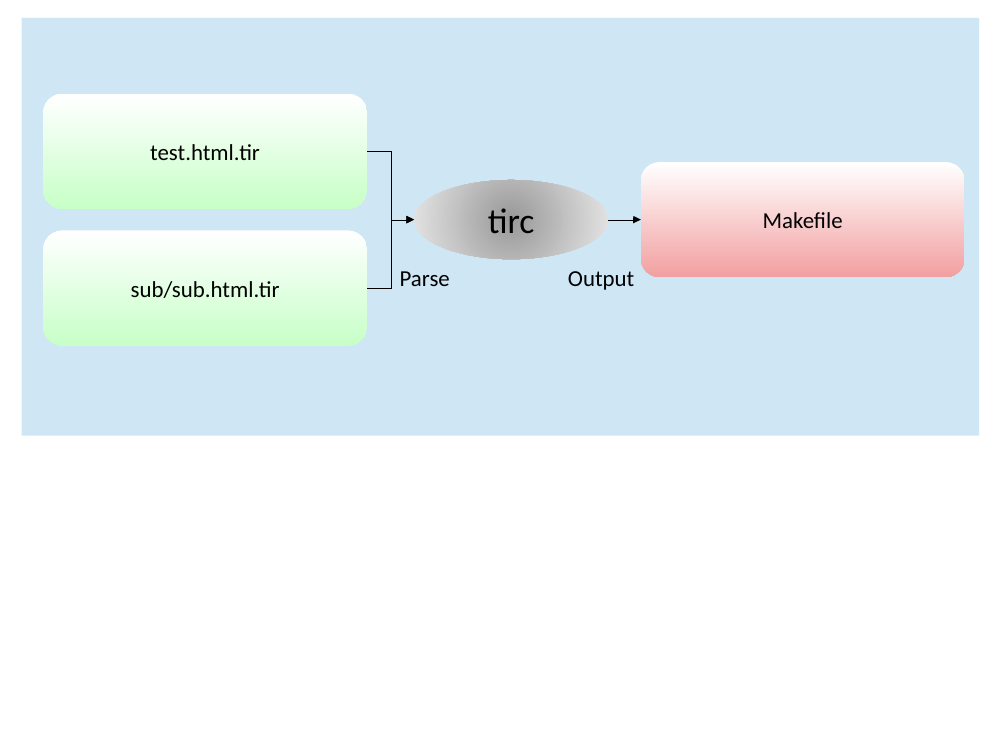
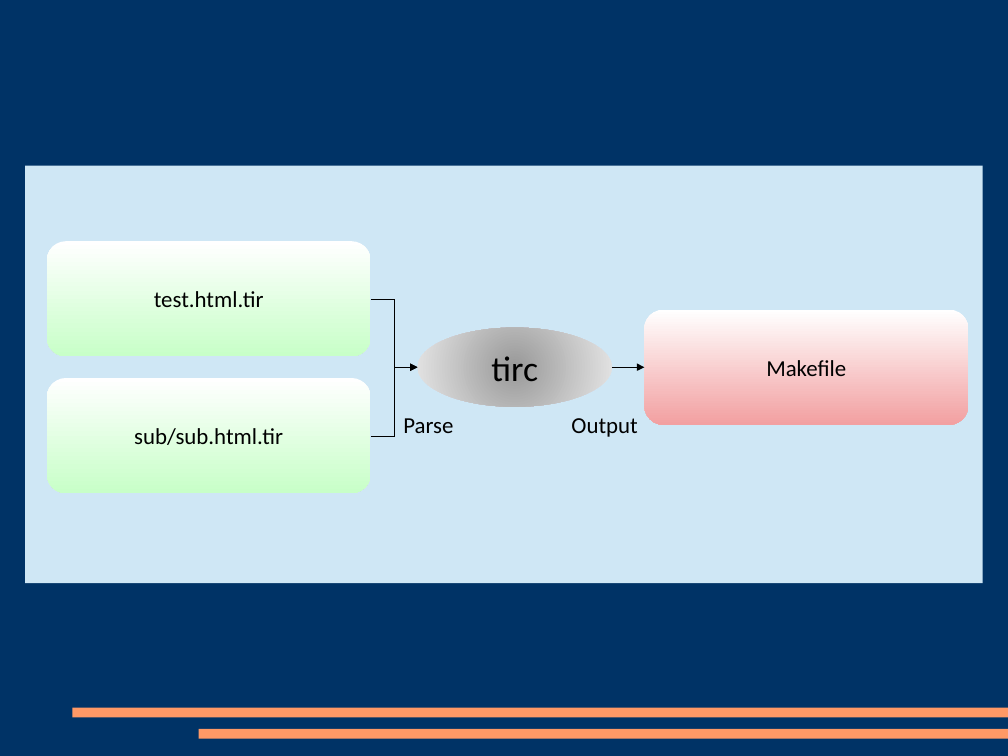
Before and after one commit to lilca/tEXT-iNSERTEr, a slide deck: slide 4 of images/images.odp (slide 2 before the commit). Drawn at 1008x756 pixels with LibreOffice and Linux fonts; fonts in the diff are those of the drawing. Boxes give left, top, right and bottom in pixels: in the first picture for what was removed or moved away, otherwise in the second. Text is boxed around its words. In the diff, an @@ line names an element or a change of style, - is before the commit and + after.

```diff
--- a/images/images.odp
+++ b/images/images.odp
@@ background #FFFFFF to #003366 @@
@@ elbow arrow moved from (368, 288) - (414, 220) to (371, 299) - (418, 368) @@
@@ ellipse "tirc": place and size @@
-ellipse "tirc" at (414, 180, 609, 260)
+ellipse "tirc" at (418, 327, 613, 407)
@@ rounded rectangle "sub/sub.html.tir": place and size @@
-rounded rectangle "sub/sub.html.tir" at (43, 231, 367, 346)
+rounded rectangle "sub/sub.html.tir" at (47, 378, 370, 493)
@@ elbow arrow moved from (368, 151) - (414, 220) to (371, 435) - (418, 368) @@
@@ 2 texts, 2 rounded rectangles, 1 rectangle, 1 elbow arrow: place and size @@
-2 texts, 2 rounded rectangles, 1 rectangle, 1 elbow arrow at (22, 18, 980, 436)
+2 texts, 2 rounded rectangles, 1 rectangle, 1 elbow arrow at (26, 166, 983, 584)
@@ rectangle added at (72, 708, 1008, 718), fill #FF9966 @@
@@ rectangle added at (198, 729, 1008, 739), fill #FF9966 @@
```
Also in this commit, not shown: 2 other slides changed, 2 slides added, 4 other files.
